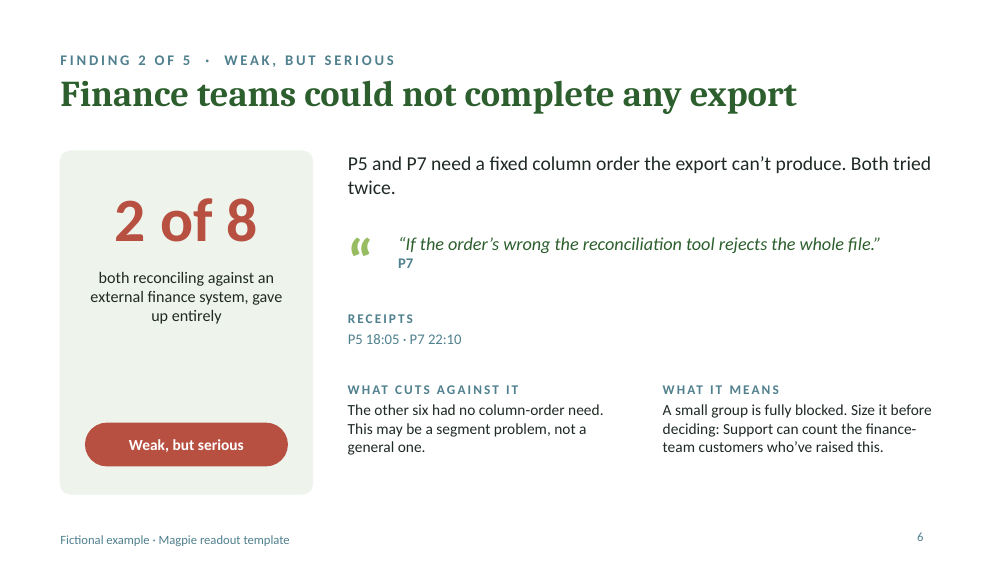
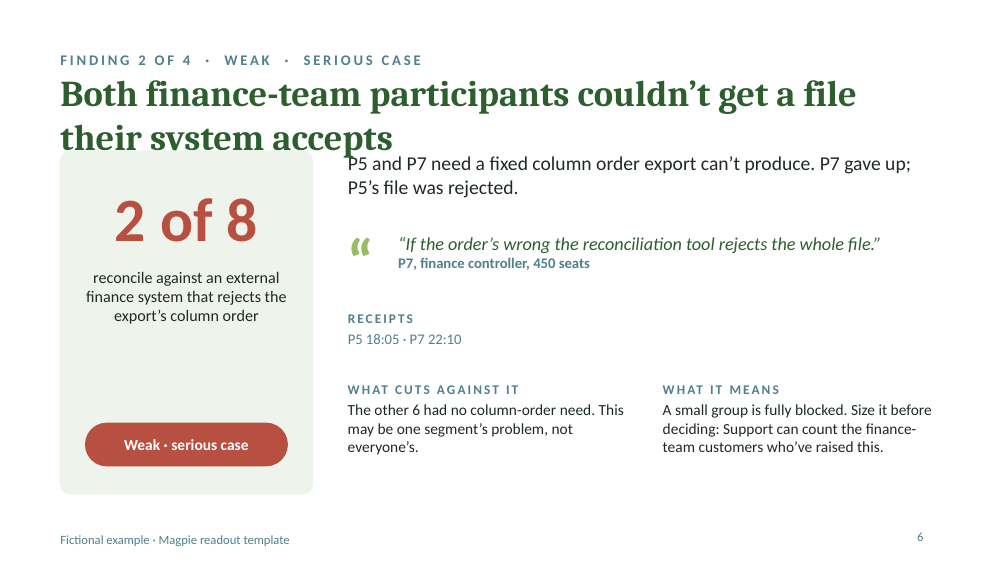
Before and after one commit to kirstenhosic/user-research-assistant, a slide deck: slide 6 of docs/examples/example-readout.pptx. Drawn at 1008x567 pixels with LibreOffice and Linux fonts; fonts in the diff are those of the drawing. Boxes give left, top, right and bottom in pixels: in the first picture for what was removed or moved away, otherwise in the second. Text is boxed around its words. In the diff, an @@ line names an element or a change of style, - is before the commit and + after.

```diff
--- a/docs/examples/example-readout.pptx
+++ b/docs/examples/example-readout.pptx
@@ text at bbox=[60, 55, 421, 65]: text changed @@
-FINDING 2 OF 5 · WEAK, BUT SERIOUS
+FINDING 2 OF 4 · WEAK · SERIOUS CASE
@@ title at bbox=[60, 80, 857, 158]: text changed @@
-Finance teams could not complete any export
+Both finance-team participants couldn’t get a file their system accepts
@@ text at bbox=[348, 154, 911, 198]: text changed @@
-P5 and P7 need a fixed column order the export can’t produce. Both tried twice.
+P5 and P7 need a fixed column order export can’t produce. P7 gave up; P5’s file was rejected.
@@ text at bbox=[398, 257, 590, 270]: text changed @@
-P7
+P7, finance controller, 450 seats
@@ text at bbox=[86, 272, 287, 324]: text changed @@
-both reconciling against an external finance system, gave up entirely
+reconcile against an external finance system that rejects the export’s column order
@@ text at bbox=[348, 404, 624, 455]: text changed @@
-The other six had no column-order need. This may be a segment problem, not a general one.
+The other 6 had no column-order need. This may be one segment’s problem, not everyone’s.
@@ text at bbox=[124, 439, 249, 450]: text changed @@
-Weak, but serious
+Weak · serious case
```
Also in this commit, not shown: 13 other slides changed, 1 slide added, 7 other files.
